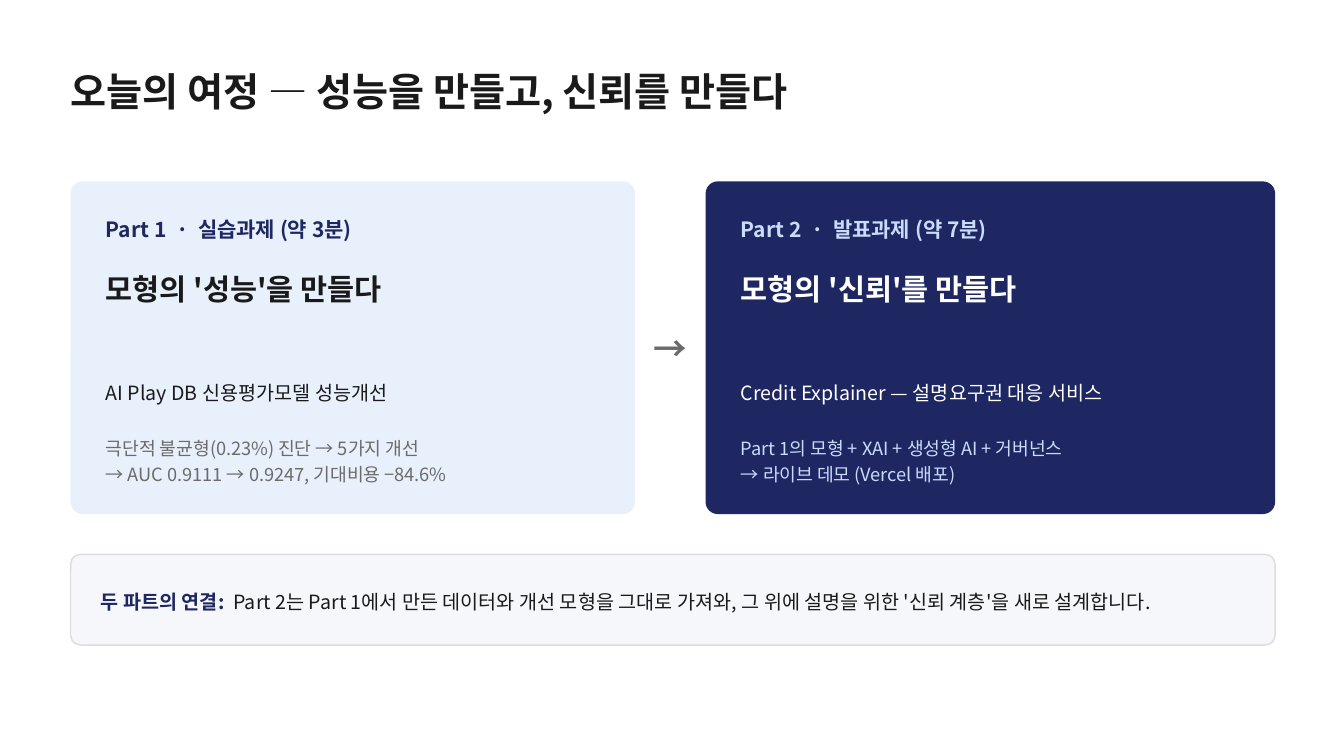
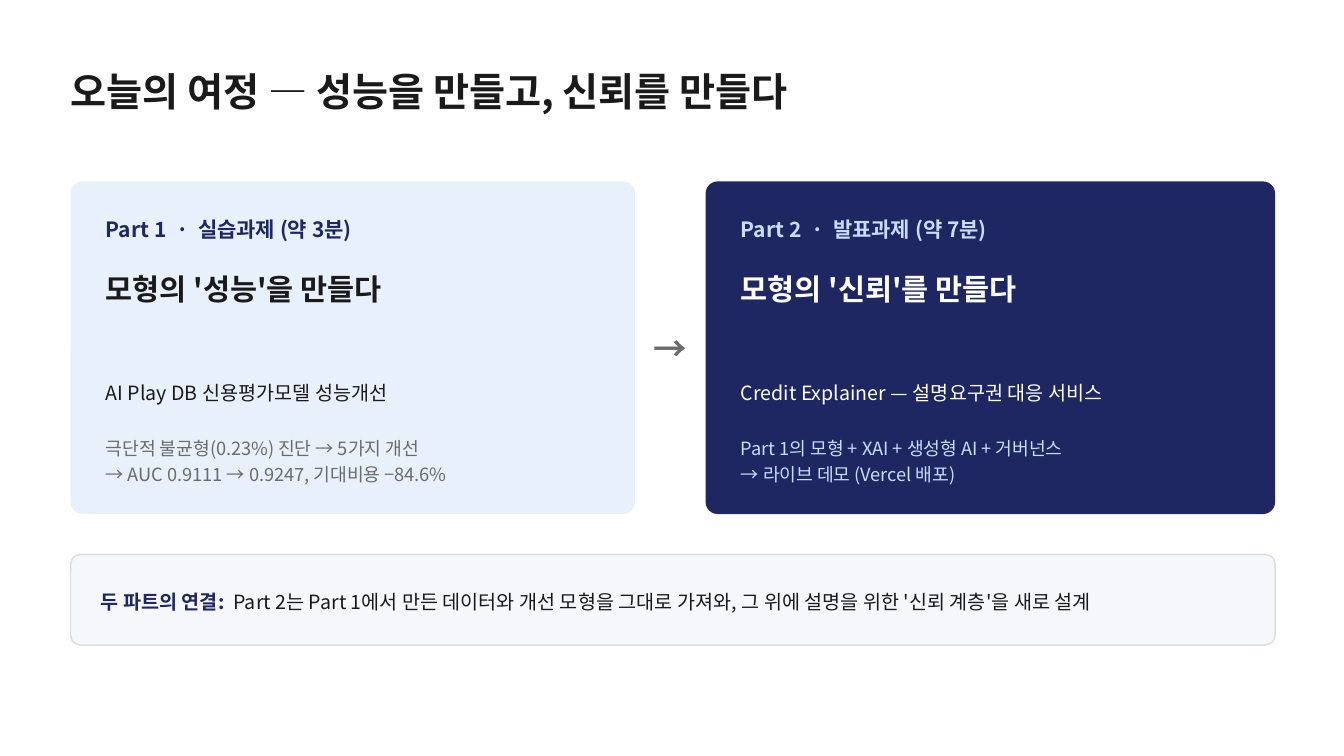
Before and after one commit to gwpark-dev/credit-explainer, a slide deck: slide 2 of CreditExplainer_발표자료_박건우.pptx. Drawn at 1344x756 pixels with LibreOffice and Linux fonts; fonts in the diff are those of the drawing. Boxes give left, top, right and bottom in pixels: in the first picture for what was removed or moved away, otherwise in the second. Text is boxed around its words. In the diff, an @@ line names an element or a change of style, - is before the commit and + after.

```diff
--- a/CreditExplainer_발표자료_박건우.pptx
+++ b/CreditExplainer_발표자료_박건우.pptx
@@ text at [101,592,1091,613]: text changed @@
-두 파트의 연결: Part 2는 Part 1에서 만든 데이터와 개선 모형을 그대로 가져와, 그 위에 설명을 위한 '신뢰 계층'을 새로 설계합니다.
+두 파트의 연결: Part 2는 Part 1에서 만든 데이터와 개선 모형을 그대로 가져와, 그 위에 설명을 위한 '신뢰 계층'을 새로 설계
```
Also in this commit, not shown: 5 other slides changed, 3 slides removed, 4 other files.
